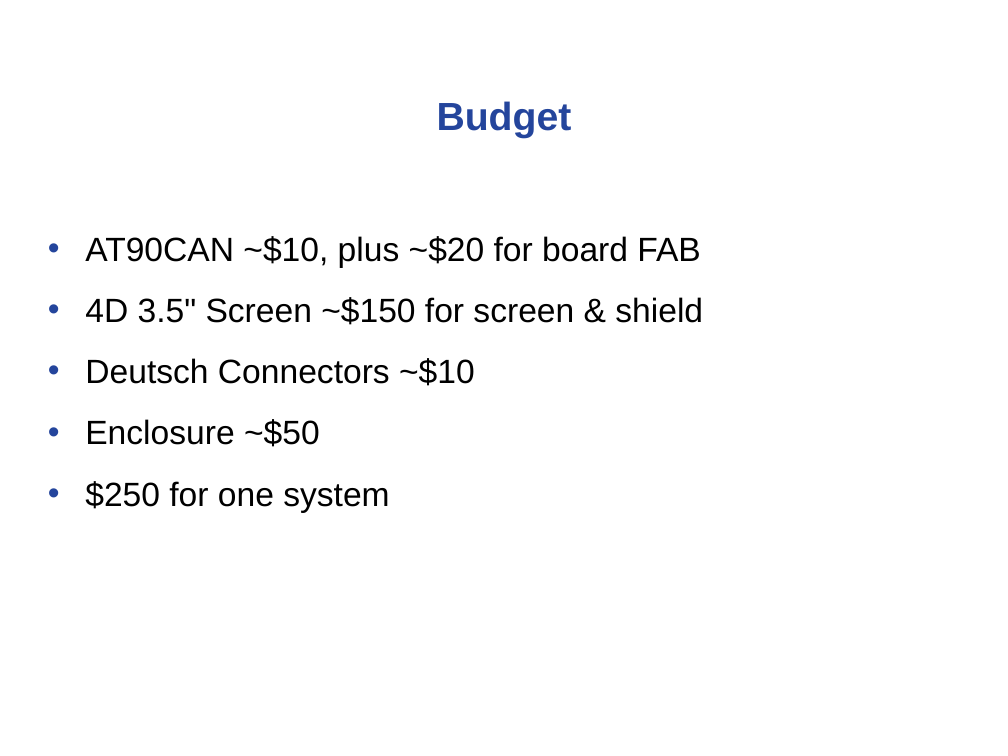
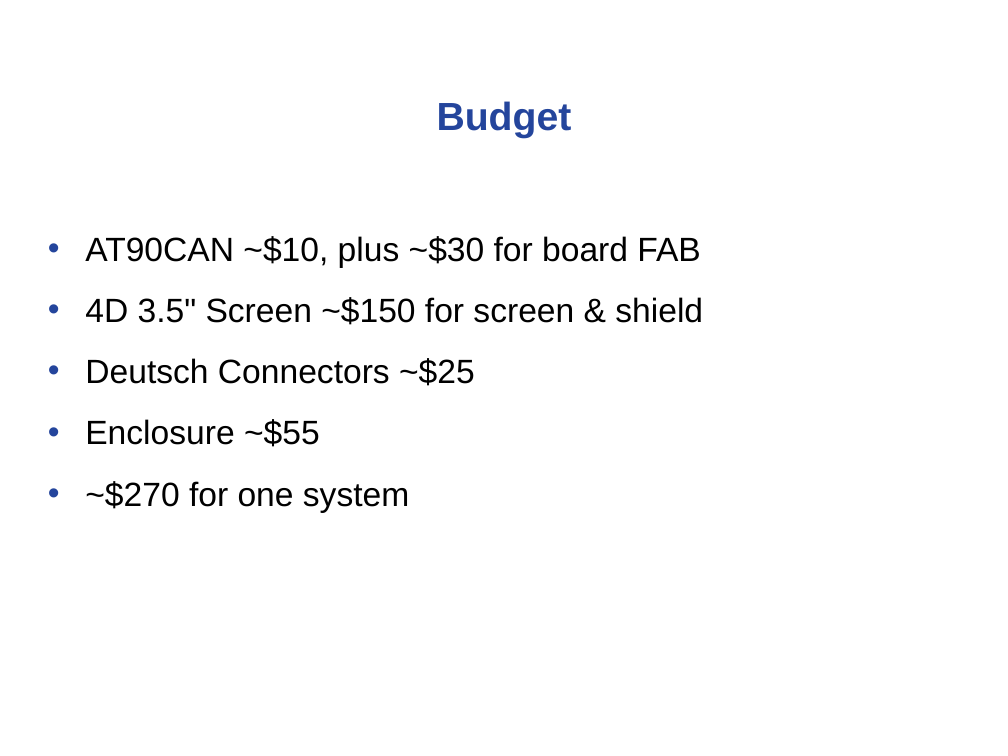
Before and after one commit to noahterickson/DigitalDash, a slide deck: slide 14 of Proposal/Project Proposal.ppt. Drawn at 1008x756 pixels with LibreOffice and Linux fonts; fonts in the diff are those of the drawing; background and template pictures are left out. Boxes give left, top, right and bottom in pixels: in the first picture for what was removed or moved away, otherwise in the second. Text is boxed around its words. In the diff, an @@ line names an element or a change of style, - is before the commit and + after.

```diff
--- a/Proposal/Project Proposal.ppt
+++ b/Proposal/Project Proposal.ppt
@@ text at (85,236,700,268): text changed @@
-• AT90CAN ~$10, plus ~$20 for board FAB
+• AT90CAN ~$10, plus ~$30 for board FAB
@@ text at (85,358,475,513): text changed @@
-• Deutsch Connectors ~$10
-• Enclosure ~$50
-• $250 for one system
+• Deutsch Connectors ~$25
+• Enclosure ~$55
+• ~$270 for one system
```
Also in this commit, not shown: 3 other slides changed, 1 slide added, 1 slide removed.
